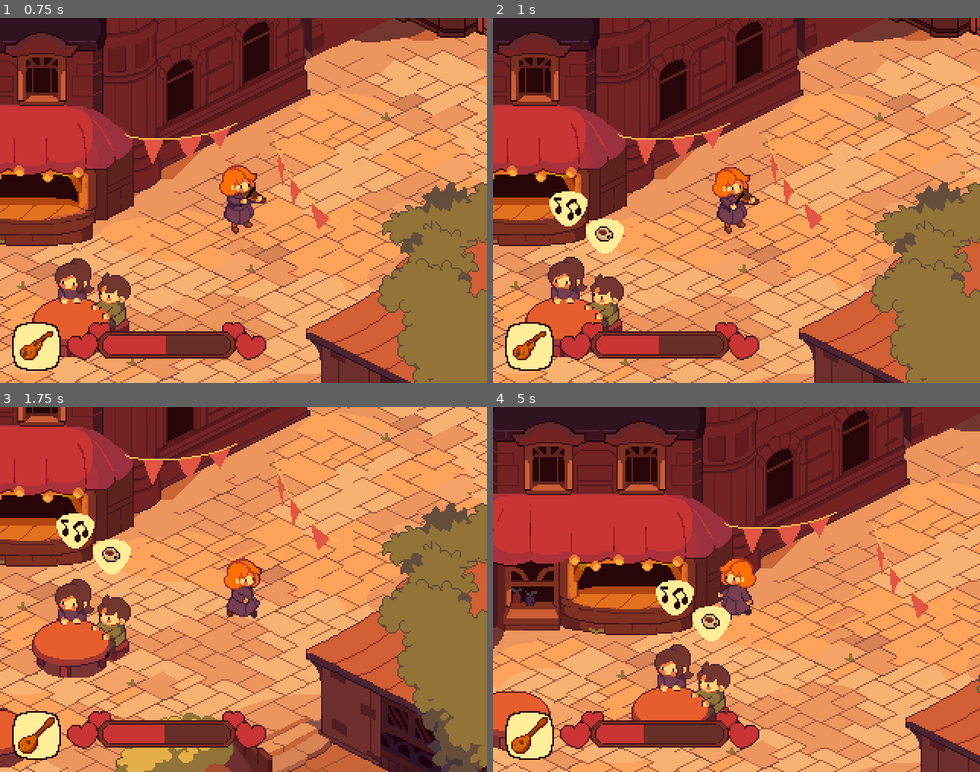
Above: before the commit, frames 1-4 (two rows, left to right).
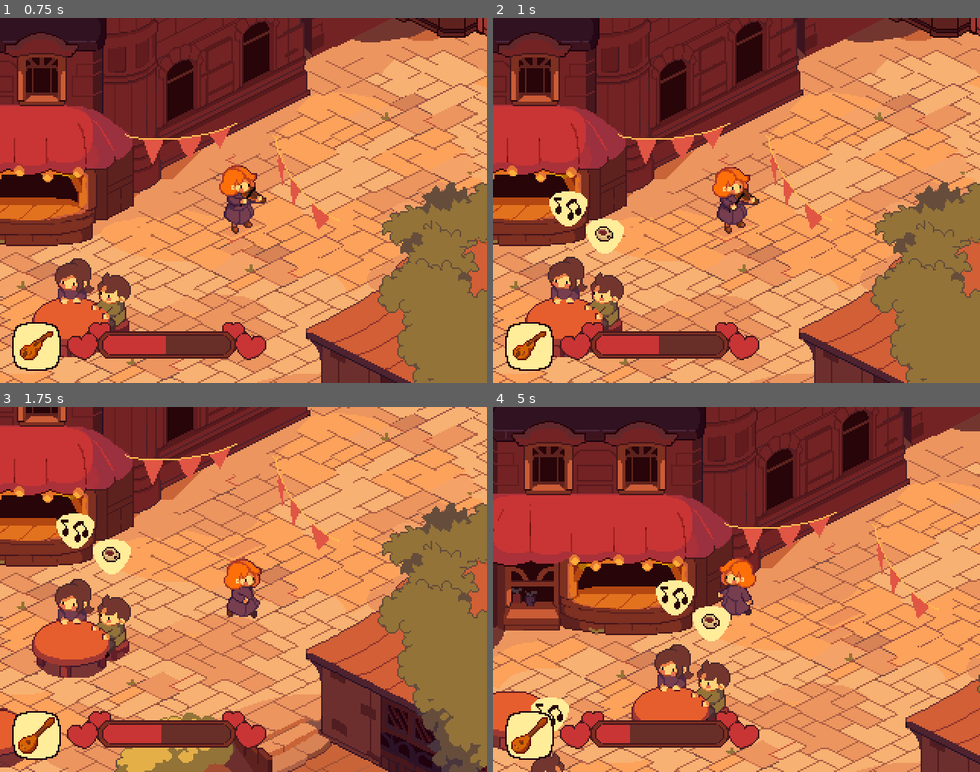
Above: after the commit, the same moments.

Repository: nikolawhallon/SkadarlijaScramble
Game: Godot game, scene res://Scenes/Game.tscn
Two runs of this game, one before a commit and one after it. Both use one fixed random seed, a clock stepped at 60 frames per second and the inputs below.
Inputs:
- Up to frame 1 (0.75 s): tap Enter (pick_up) at 0.5 s; hold Right (move_right) from 0.53 s (still down); hold Space (perform) from 0.53 s (still down)
- Up to frame 2 (1 s): keep holding Right (move_right); keep holding Space (perform)
- Up to frame 3 (1.75 s): release Right (move_right) at 1.28 s; release Space (perform) at 1.28 s; hold Down (move_down) from 1.28 s (still down); tap Enter (pick_up) at 1.35 s
- Up to frame 4 (5 s): release Down (move_down) at 2.03 s; hold Right (move_right) 2.03-2.78 s; hold Space (perform) 2.03-2.78 s; hold Up (move_up) 2.78-3.53 s; tap Enter (pick_up) at 2.85, 4.35 s; hold Space (perform) 3.53-4.28 s; hold Left (move_left) from 3.53 s (still down)

Frame 1 is identical in both runs. In frame 2, 0.2% of the frame differs, in the area x 20-27%, y 69-83%; in frame 3, less than 0.1%; in frame 4, 1.0%, in the area x 7-49%, y 69-100%.

Commit message:
added a couple more NPCs

Diff:
--- a/Scenes/Game.tscn
+++ b/Scenes/Game.tscn
@@ -15,6 +15,12 @@
 [ext_resource type="Texture2D" uid="uid://dsqq2vmluegib" path="res://Assets/Background/GirlTableA/girl_table_a_1.png" id="10_52hl7"]
 [ext_resource type="Texture2D" uid="uid://bfqi2x5654032" path="res://Assets/Background/BoyTableA/boy_table_a_2.png" id="10_q7dc8"]
 [ext_resource type="Texture2D" uid="uid://c4m7lajmdt8wj" path="res://Assets/Background/GirlTableA/girl_table_a_2.png" id="11_nkvtp"]
+[ext_resource type="Texture2D" uid="uid://d30vwjxd7djil" path="res://Assets/Background/GirlTableB/girl_table_b_1.png" id="12_3s6lr"]
+[ext_resource type="Texture2D" uid="uid://buce1ukabq4l3" path="res://Assets/Background/GirlTableB/girl_table_b_2.png" id="13_86usg"]
+[ext_resource type="Texture2D" uid="uid://byk7rpvnv7f17" path="res://Assets/Background/GirlCornerA/girl_corner_a_1.png" id="14_4kv4v"]
+[ext_resource type="Texture2D" uid="uid://5ljgqx2l1fn1" path="res://Assets/Background/GirlCornerA/girl_corner_a_2.png" id="15_llc7b"]
+[ext_resource type="Texture2D" uid="uid://7kjawivdores" path="res://Assets/Background/GirlTableC/girl_table_c_1.png" id="16_3hcbr"]
+[ext_resource type="Texture2D" uid="uid://cl75v7rkbfusy" path="res://Assets/Background/GirlTableC/girl_table_c_2.png" id="17_dnv04"]
 
 [sub_resource type="SpriteFrames" id="SpriteFrames_ek03w"]
 animations = [{
@@ -27,7 +33,7 @@
 }],
 "loop": true,
 "name": &"default",
-"speed": 2.0
+"speed": 1.9
 }]
 
 [sub_resource type="CircleShape2D" id="CircleShape2D_7yhjy"]
@@ -44,7 +50,7 @@
 }],
 "loop": true,
 "name": &"default",
-"speed": 3.0
+"speed": 2.9
 }]
 
 [sub_resource type="CircleShape2D" id="CircleShape2D_wifru"]
@@ -61,10 +67,58 @@
 }],
 "loop": true,
 "name": &"default",
-"speed": 2.0
+"speed": 2.1
 }]
 
 [sub_resource type="CircleShape2D" id="CircleShape2D_xku04"]
+
+[sub_resource type="SpriteFrames" id="SpriteFrames_bim03"]
+animations = [{
+"frames": [{
+"duration": 1.0,
+"texture": ExtResource("12_3s6lr")
+}, {
+"duration": 1.0,
+"texture": ExtResource("13_86usg")
+}],
+"loop": true,
+"name": &"default",
+"speed": 2.4
+}]
+
+[sub_resource type="CircleShape2D" id="CircleShape2D_4gliv"]
+
+[sub_resource type="SpriteFrames" id="SpriteFrames_1yh7f"]
+animations = [{
+"frames": [{
+"duration": 1.0,
+"texture": ExtResource("14_4kv4v")
+}, {
+"duration": 1.0,
+"texture": ExtResource("15_llc7b")
+}],
+"loop": true,
+"name": &"default",
+"speed": 3.4
+}]
+
+[sub_resource type="CircleShape2D" id="CircleShape2D_pj8s6"]
+
+[sub_resource type="SpriteFrames" id="SpriteFrames_cvpnr"]
+animations = [{
+"frames": [{
+"duration": 1.0,
+"texture": ExtResource("16_3hcbr")
+}, {
+"duration": 1.0,
+"texture": ExtResource("17_dnv04")
+}],
+"loop": true,
+"name": &"default",
+"speed": 2.6
+}]
+
+[sub_resource type="CircleShape2D" id="CircleShape2D_o3wk0"]
 
 [sub_resource type="RectangleShape2D" id="RectangleShape2D_wdlry"]
 size = Vector2(175, 20)
@@ -202,6 +256,51 @@
 shape = SubResource("CircleShape2D_xku04")
 
 [node name="Timer" type="Timer" parent="YSort/GirlTableA"]
+one_shot = true
+
+[node name="GirlTableB" type="StaticBody2D" parent="YSort" groups=["NPC"]]
+position = Vector2(-245, 74.5)
+script = ExtResource("5_p1klc")
+
+[node name="AnimatedSprite2D" type="AnimatedSprite2D" parent="YSort/GirlTableB"]
+sprite_frames = SubResource("SpriteFrames_bim03")
+autoplay = "default"
+
+[node name="CollisionShape2D" type="CollisionShape2D" parent="YSort/GirlTableB"]
+position = Vector2(0, 12)
+shape = SubResource("CircleShape2D_4gliv")
+
+[node name="Timer" type="Timer" parent="YSort/GirlTableB"]
+one_shot = true
+
+[node name="GirlCornerA" type="StaticBody2D" parent="YSort" groups=["NPC"]]
+position = Vector2(319.5, 207)
+script = ExtResource("5_p1klc")
+
+[node name="AnimatedSprite2D" type="AnimatedSprite2D" parent="YSort/GirlCornerA"]
+sprite_frames = SubResource("SpriteFrames_1yh7f")
+autoplay = "default"
+
+[node name="CollisionShape2D" type="CollisionShape2D" parent="YSort/GirlCornerA"]
+position = Vector2(0, 12)
+shape = SubResource("CircleShape2D_pj8s6")
+
+[node name="Timer" type="Timer" parent="YSort/GirlCornerA"]
+one_shot = true
+
+[node name="GirlTableC" type="StaticBody2D" parent="YSort" groups=["NPC"]]
+position = Vector2(-193, 129.5)
+script = ExtResource("5_p1klc")
+
+[node name="AnimatedSprite2D" type="AnimatedSprite2D" parent="YSort/GirlTableC"]
+sprite_frames = SubResource("SpriteFrames_cvpnr")
+autoplay = "default"
+
+[node name="CollisionShape2D" type="CollisionShape2D" parent="YSort/GirlTableC"]
+position = Vector2(0, 12)
+shape = SubResource("CircleShape2D_o3wk0")
+
+[node name="Timer" type="Timer" parent="YSort/GirlTableC"]
 one_shot = true
 
 [node name="Foreground" type="Sprite2D" parent="."]
@@ -413,3 +512,9 @@
 [connection signal="timeout" from="YSort/BoyTableA/Timer" to="YSort/BoyTableA" method="_on_timer_timeout"]
 [connection signal="happiness_changed" from="YSort/GirlTableA" to="." method="_on_npc_happiness_changed"]
 [connection signal="timeout" from="YSort/GirlTableA/Timer" to="YSort/GirlTableA" method="_on_timer_timeout"]
+[connection signal="happiness_changed" from="YSort/GirlTableB" to="." method="_on_npc_happiness_changed"]
+[connection signal="timeout" from="YSort/GirlTableB/Timer" to="YSort/GirlTableB" method="_on_timer_timeout"]
+[connection signal="happiness_changed" from="YSort/GirlCornerA" to="." method="_on_npc_happiness_changed"]
+[connection signal="timeout" from="YSort/GirlCornerA/Timer" to="YSort/GirlCornerA" method="_on_timer_timeout"]
+[connection signal="happiness_changed" from="YSort/GirlTableC" to="." method="_on_npc_happiness_changed"]
+[connection signal="timeout" from="YSort/GirlTableC/Timer" to="YSort/GirlTableC" method="_on_timer_timeout"]
--- a/Scenes/NPC.gd
+++ b/Scenes/NPC.gd
@@ -1,4 +1,9 @@
 extends StaticBody2D
+
+# note that while I've extracted the NPC behavior nicely here,
+# the NPC objects still share so much in common, I ought to do more extraction
+# they only differ in their location, their sprites/animations, and potentially their collision shapes
+# (this is why I have made them all unique StaticBody2Ds in the first place, of course)
 
 signal happiness_changed(amount)
 
@@ -12,7 +17,6 @@
 var happiness_increment = 0.1
 
 func _ready():
-	print("Starting Timer")
 	$Timer.start()
 
 func _process(delta):
Binary file added: Assets/Background/GirlCornerA/girl_corner_a_1.png
Not shown, added: Assets/Background/GirlCornerA/girl_corner_a_1.png.import
Binary file added: Assets/Background/GirlCornerA/girl_corner_a_2.png
Not shown, added: Assets/Background/GirlCornerA/girl_corner_a_2.png.import
Binary file added: Assets/Background/GirlTableB/girl_table_b_1.png
Not shown, added: Assets/Background/GirlTableB/girl_table_b_1.png.import
Binary file added: Assets/Background/GirlTableB/girl_table_b_2.png
Not shown, added: Assets/Background/GirlTableB/girl_table_b_2.png.import
Binary file added: Assets/Background/GirlTableC/girl_table_c_1.png
Not shown, added: Assets/Background/GirlTableC/girl_table_c_1.png.import
Binary file added: Assets/Background/GirlTableC/girl_table_c_2.png
Not shown, added: Assets/Background/GirlTableC/girl_table_c_2.png.import
(and 1 more such lines)
